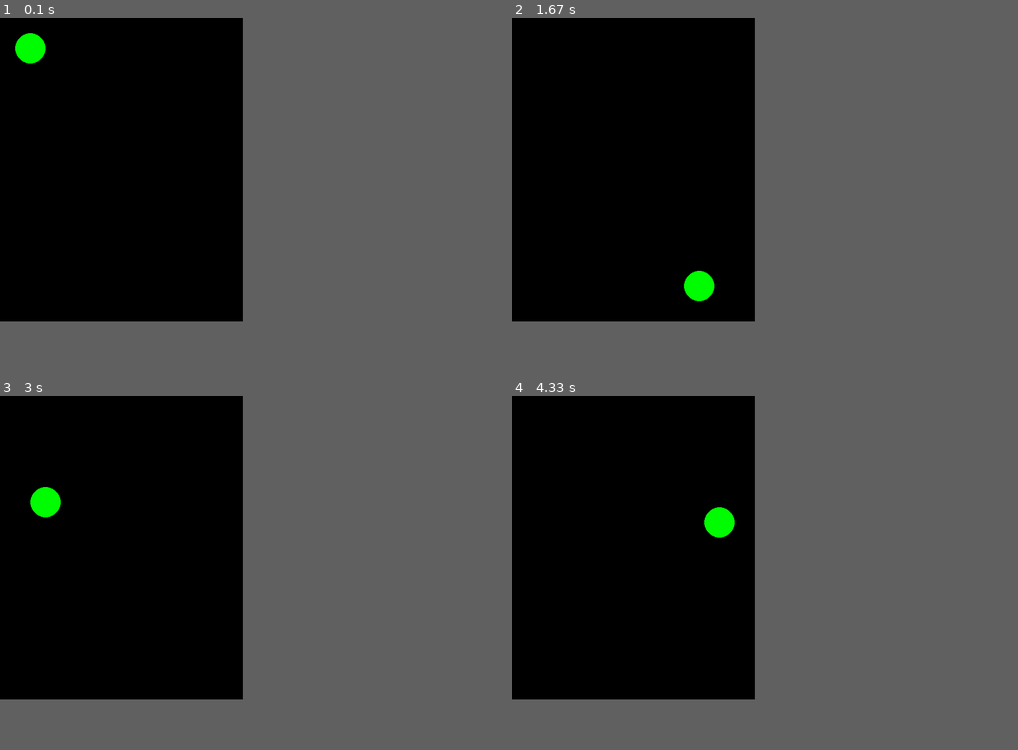
Above: before the commit, frames 1-4 (two rows, left to right).
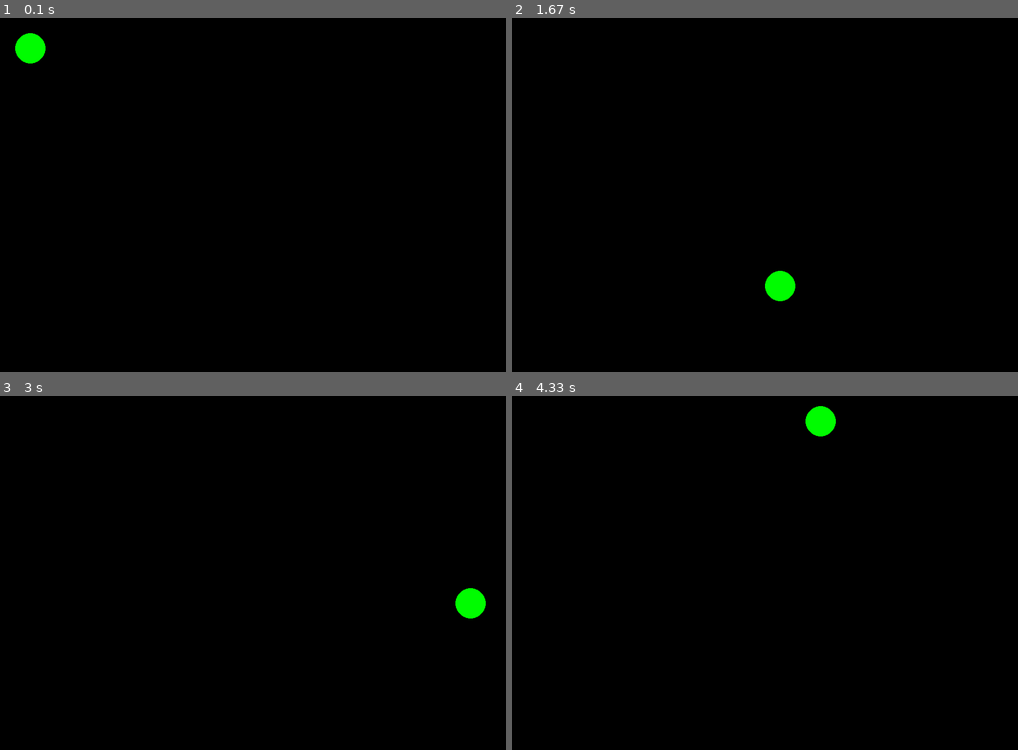
Above: after the commit, the same moments.

Repository: Archanciel/Learning_Pygame
Game: pygame game, started from my_bouncing_ball.py
Two runs of this game, one before a commit and one after it. Both use one fixed random seed, a clock stepped at 60 frames per second and the inputs below.
Inputs (mouse positions are in pixels of both pictures, inside the frame that each line leads up to):
- Up to frame 1 (0.1 s): no input
- Up to frame 2 (1.67 s): click (765, 195) at 0.38 s
- Up to frame 3 (3 s): no input
- Up to frame 4 (4.33 s): no input
In our replay, the window is 432x540 before the commit and 900x630 after it. These sizes can differ from the game's own. Grey fills any space a smaller window leaves; there, only what the larger window draws over its background counts as a difference.

The runs differ from the first frame. In frame 1, only the window size differs. In frame 2, 0.8% of the frame differs, in the area x 34-56%, y 71-80%; in frame 3, 0.8%; in frame 4, 0.8%, in the area x 38-64%, y 2-40%.

Commit message:
cosmetic

Diff:
--- a/template/settings.py
+++ b/template/settings.py
@@ -1,8 +1,8 @@
 # game options/settings
 TITLE = "Jumpy!"
 WINDOWS_LOCATION = '100,100'
-WIDTH = 480
-HEIGHT = 600
+WIDTH = 1000
+HEIGHT = 700
 FPS = 60
 
 # define colors
